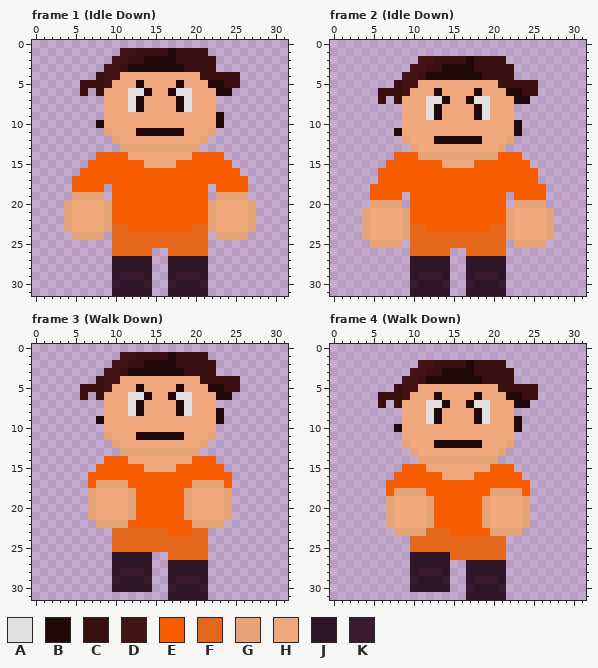
Two versions of one pixel-art file, Aseprite files/Criminal/jay walt kins.aseprite. The first picture shows the starting point.
32x32 pixels, 28 frames. Colours within 5 levels of each other are drawn and written as one. Shown: frame 1 (Idle Down), frame 2 (Idle Down), frame 3 (Walk Down), frame 4 (Walk Down). The commit also changed other frames, which this record leaves out.
Palette (. is transparent): A #e0e0e0  B #220909  C #390f0f  D #441313  E #f75d00  F #e5671b  G #e5a37a  H #f0a87c  J #2e1527  K #3b1b32
And afterwards:
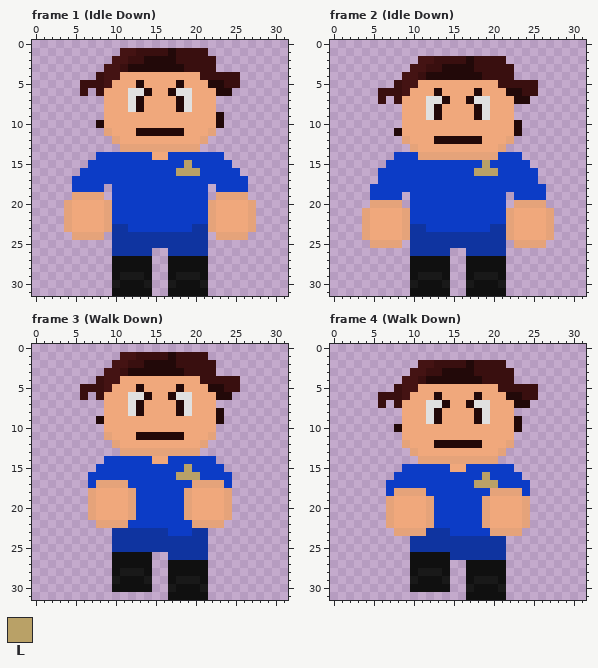
Colours new in this view: L #b9a167
The edit:
layer "Police Outfit" added
@@ palette @@
-E #f75d00
+E #0c3cc6
-F #e5671b
+F #0f34a0
-J #2e1527
+J #101010
-K #3b1b32
+K #191919
--- frame 1 (Idle Down), layer "Police Outfit"
@@ x 10..22 @@
 13 .GGGGGGGGGG..
-14 EEHHHHHHHHEEE
-15 EEEEHHHHEEEEE
-16 EEEEEEEEEEEEE
+14 EEEEEHHEEEEEE
+15 EEEEEEEEELEEE
+16 EEEEEEEELLLEE
 17 EEEEEEEEEEEEE
--- frame 2 (Idle Down), layer "Police Outfit"
@@ x 12..22 @@
 14 GGGGGGGGGEE
-15 EEHHHHEEEEE
-16 EEEEEEEEEEE
+15 EEEEEEELEEE
+16 EEEEEELLLEE
 17 EEEEEEEEEEE
--- frame 3 (Walk Down), layer "Police Outfit"
@@ x 10..22 @@
 13 .GGGGGGGGGG..
-14 EEHHHHHHHHEEE
-15 EEEEHHHHEEEEE
-16 EEEEEEEEEEEEE
+14 EEEEEHHEEEEEE
+15 EEEEEEEEELEEE
+16 EEEEEEEELLLEE
 17 GGEEEEEEEEGGG
--- frame 4 (Walk Down), layer "Police Outfit"
@@ x 10..22 @@
 14 .GGGGGGGGGG..
-15 EEHHHHHHHHEEE
-16 EEEEHHHHEEEEE
-17 EEEEEEEEEEEEE
+15 EEEEEHHEEEEEE
+16 EEEEEEEEELEEE
+17 EEEEEEEELLLEE
 18 GGEEEEEEEEGGG
